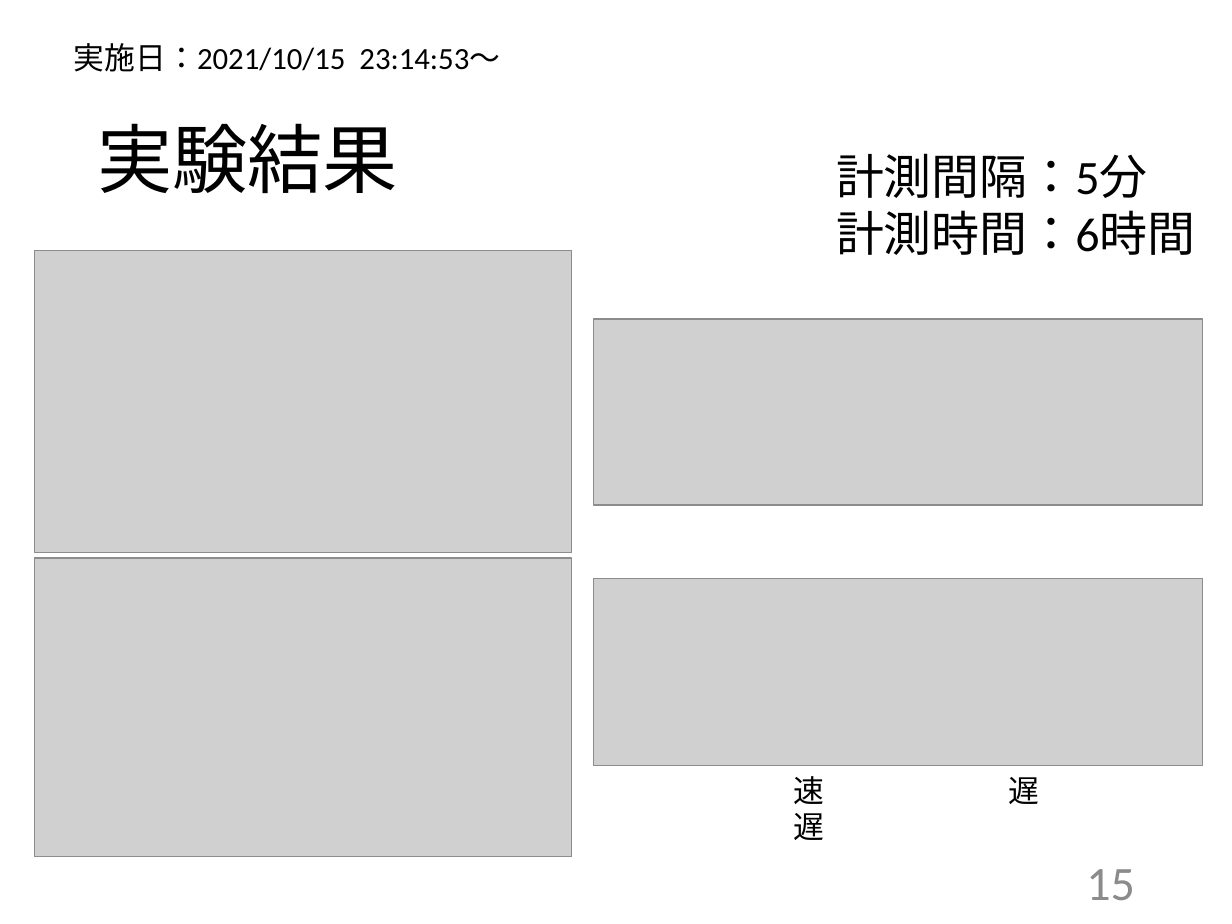
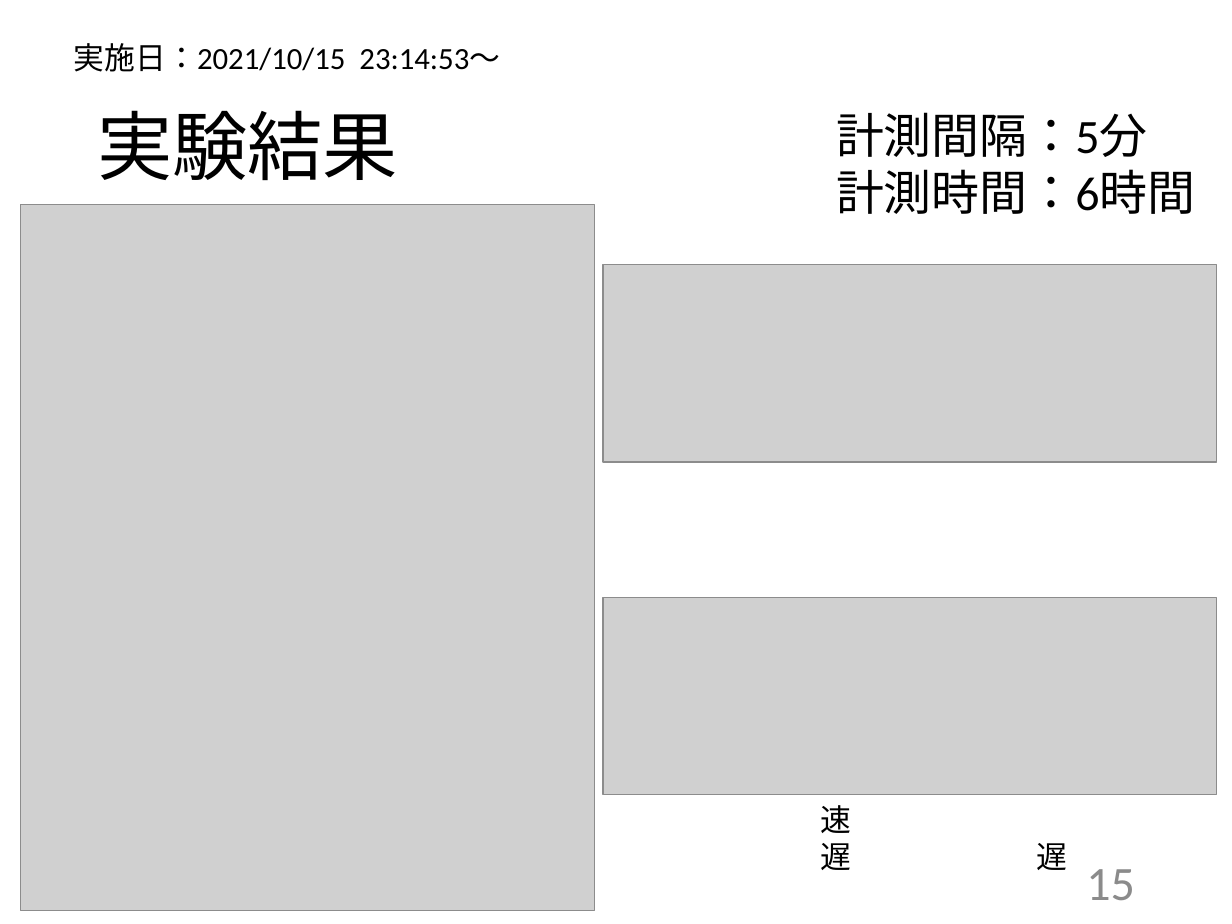
Before and after one commit to kait-takanolab/1821086_matsuo_thesis, a slide deck: slide 15 of 発表用/1821086_卒業研究発表会.pptx. Drawn at 1232x924 pixels with LibreOffice and Linux fonts; fonts in the diff are those of the drawing; grey boxes stand for pictures. Boxes give left, top, right and bottom in pixels: in the first picture for what was removed or moved away, otherwise in the second. Text is boxed around its words. In the diff, an @@ line names an element or a change of style, - is before the commit and + after.

```diff
--- a/発表用/1821086_卒業研究発表会.pptx
+++ b/発表用/1821086_卒業研究発表会.pptx
@@ title "実験結果": place and size @@
-title "実験結果" at [97, 123, 398, 194]
+title "実験結果" at [97, 110, 398, 181]
@@ text "計測間隔：5分": place and size @@
-text "計測間隔：5分" at [836, 153, 1195, 255]
+text "計測間隔：5分" at [836, 112, 1195, 214]
@@ picture added at [21, 205, 595, 910] @@
@@ picture removed at [34, 250, 572, 552] @@
@@ picture: place and size @@
-picture at [594, 578, 1202, 765]
+picture at [602, 265, 1216, 462]
@@ picture removed at [34, 558, 572, 856] @@
@@ picture: place and size @@
-picture at [594, 319, 1202, 505]
+picture at [602, 598, 1216, 795]
@@ text "速 遅 遅": place and size @@
-text "速 遅 遅" at [793, 776, 1040, 840]
+text "速 遅 遅" at [821, 805, 1068, 870]
```
Also in this commit, not shown: 1 other file.
